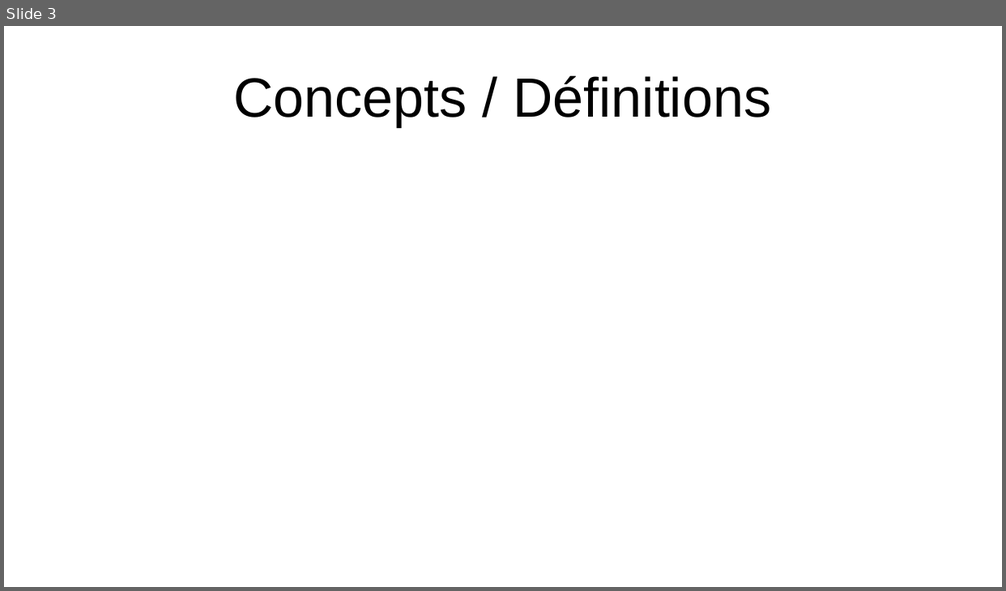
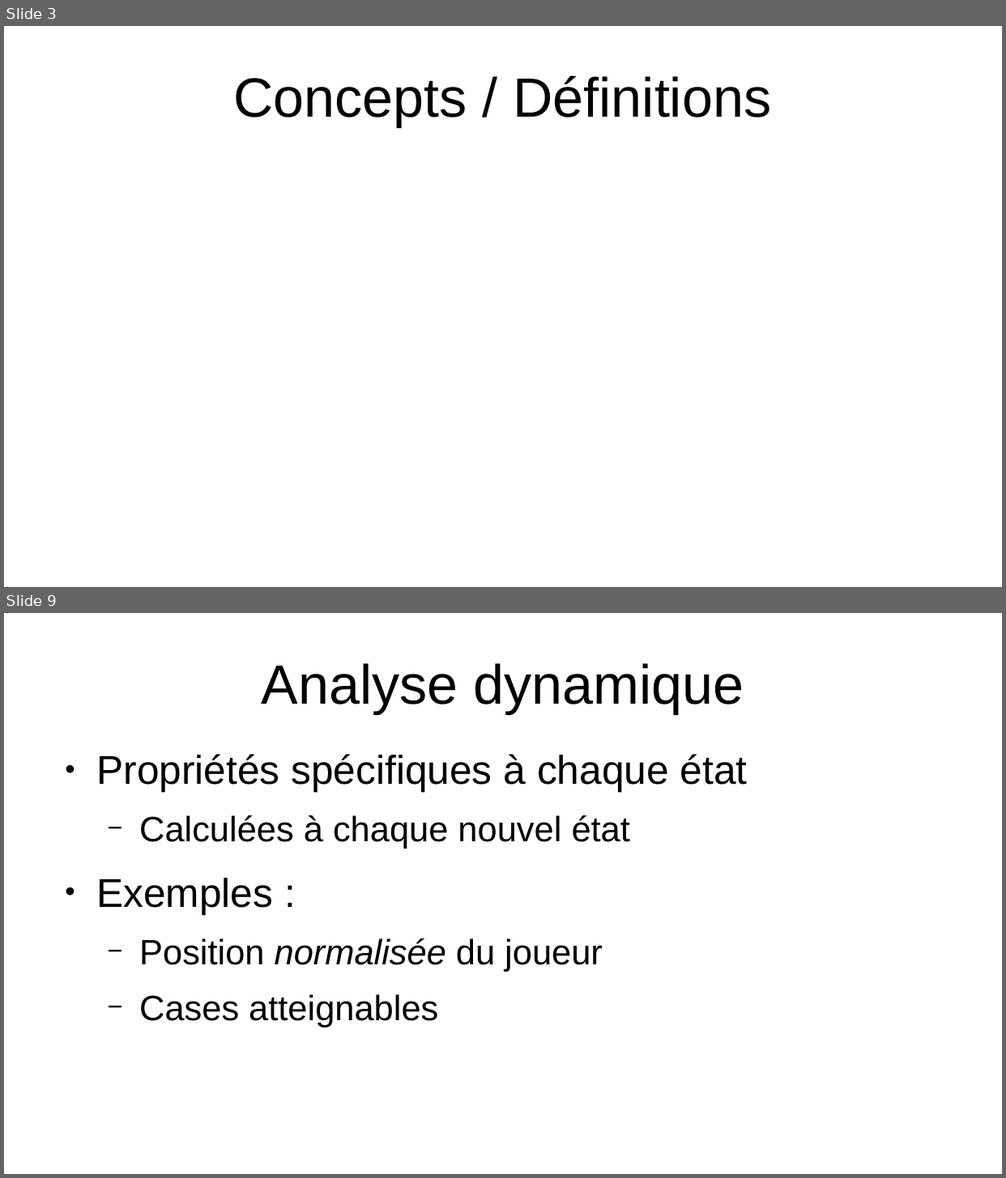
Before and after one commit to PoulpoGaz/sokoshell, a slide deck: documents/presentation.odp. Shown one above the other, each under a label of ours: slide 3 before the commit, slides 3 and 9 after it; the slides between them are not shown. The pictures are 1006x591 and 1006x1178 pixels, drawn with LibreOffice and Linux fonts; fonts in the diff are those of the drawing. Boxes give left, top, right and bottom in pixels: in the first picture for what was removed or moved away, otherwise in the second. Text is boxed around its words. In the diff, an @@ line names an element or a change of style, - is before the commit and + after.

Commit message:
Started to fill presentation (DFS/BFS, Analyse statique et dynamique)

```diff
--- a/documents/presentation.odp
+++ b/documents/presentation.odp
@@ slide 9 added at (4, 613, 1002, 1174), background #FFFFFF @@
@@ title added at (262, 663, 744, 714), 44 pt, text #000000 @@
+Analyse dynamique
@@ text added at (96, 754, 748, 1028), 28 pt, text #000000 @@
+● Propriétés spécifiques à chaque état
+  − Calculées à chaque nouvel état
+● Exemples :
+  − Position normalisée du joueur
+  − Cases atteignables
```
Also in this commit, not shown: 8 other slides added, 3 slides removed, 1 other file.
